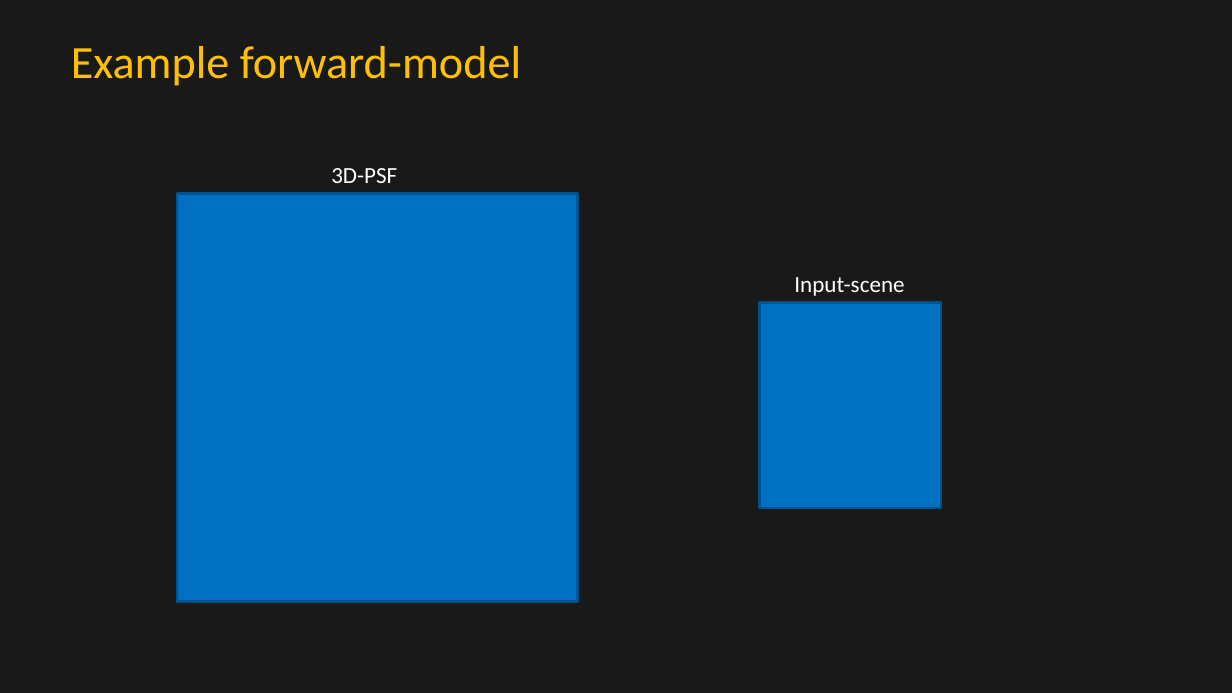
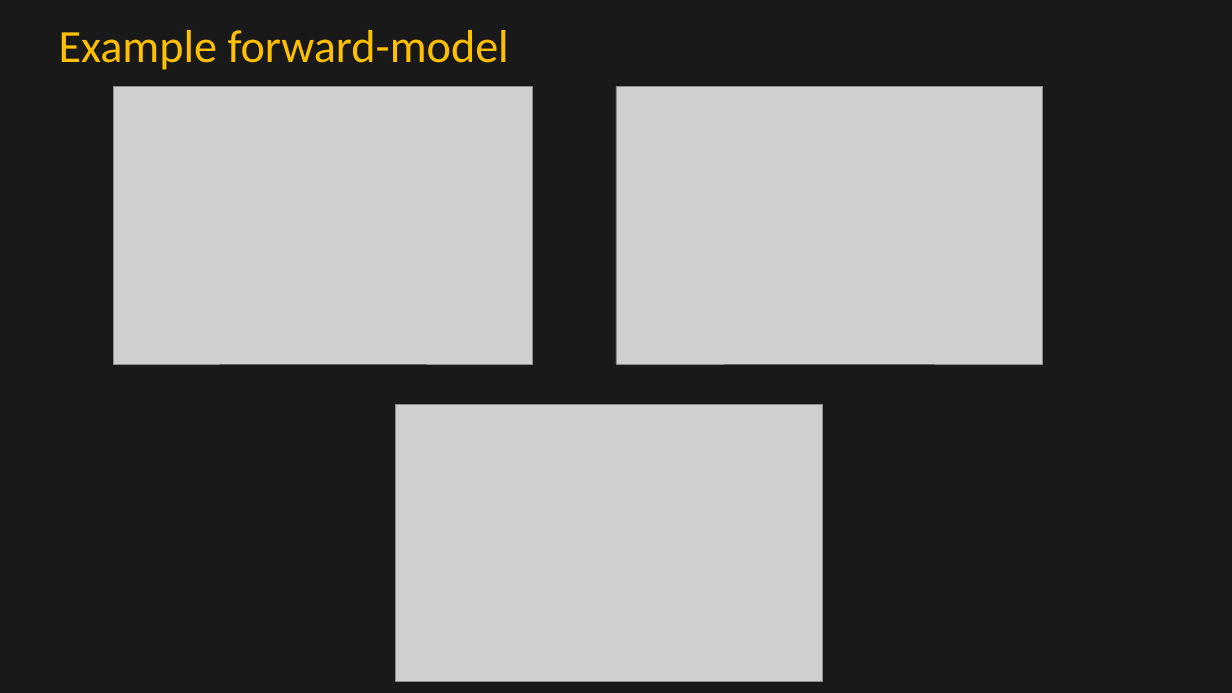
Before and after one commit to sudarshannagesh90/ScatteringMedia, a slide deck: slide 9 of UpdateDecember17.pptx. Drawn at 1232x693 pixels with LibreOffice and Linux fonts; fonts in the diff are those of the drawing; grey boxes stand for pictures. Boxes give left, top, right and bottom in pixels: in the first picture for what was removed or moved away, otherwise in the second. Text is boxed around its words. In the diff, an @@ line names an element or a change of style, - is before the commit and + after.

Commit message:
coded the forward model

```diff
--- a/UpdateDecember17.pptx
+++ b/UpdateDecember17.pptx
@@ title "Example forward-model" moved from (x1=71, y1=46, x2=521, y2=86) to (x1=59, y1=30, x2=509, y2=70) @@
@@ picture added at (x1=113, y1=87, x2=532, y2=364) @@
@@ picture added at (x1=616, y1=87, x2=1043, y2=364) @@
@@ text removed at (x1=331, y1=168, x2=397, y2=183) @@
-3D-PSF
@@ rectangle removed at (x1=177, y1=193, x2=578, y2=602) @@
@@ text removed at (x1=794, y1=277, x2=904, y2=296) @@
-Input-scene
@@ rectangle removed at (x1=760, y1=302, x2=941, y2=508) @@
@@ picture added at (x1=396, y1=404, x2=823, y2=681) @@
```
Also in this commit, not shown: 2 other slides changed, 7 other files.
